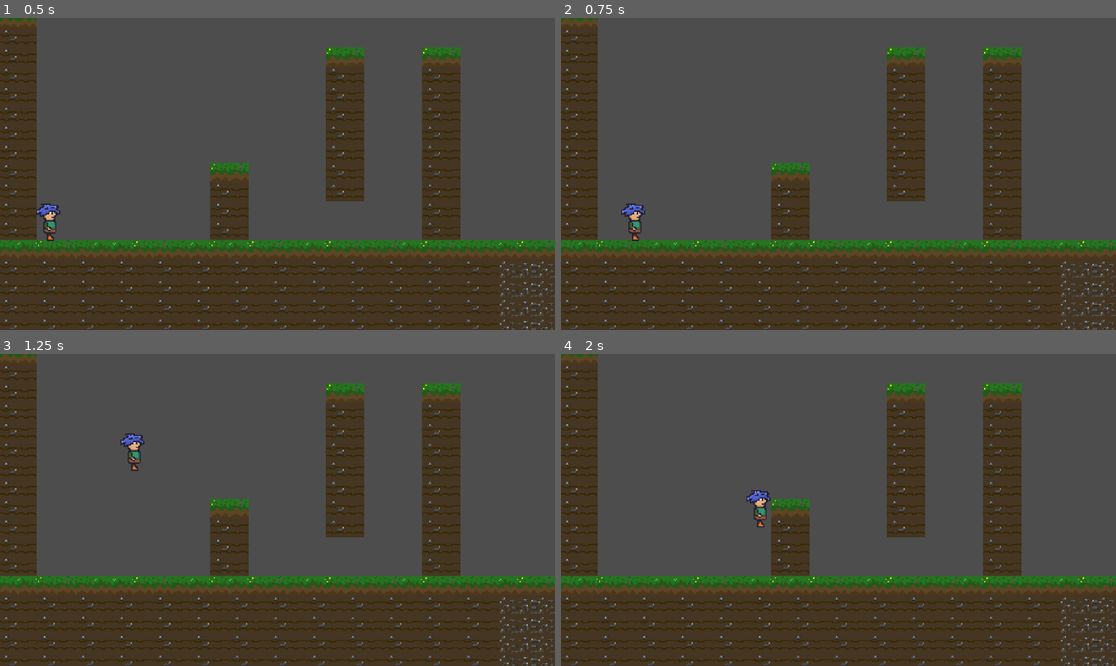
Above: before the commit, frames 1-4 (two rows, left to right).
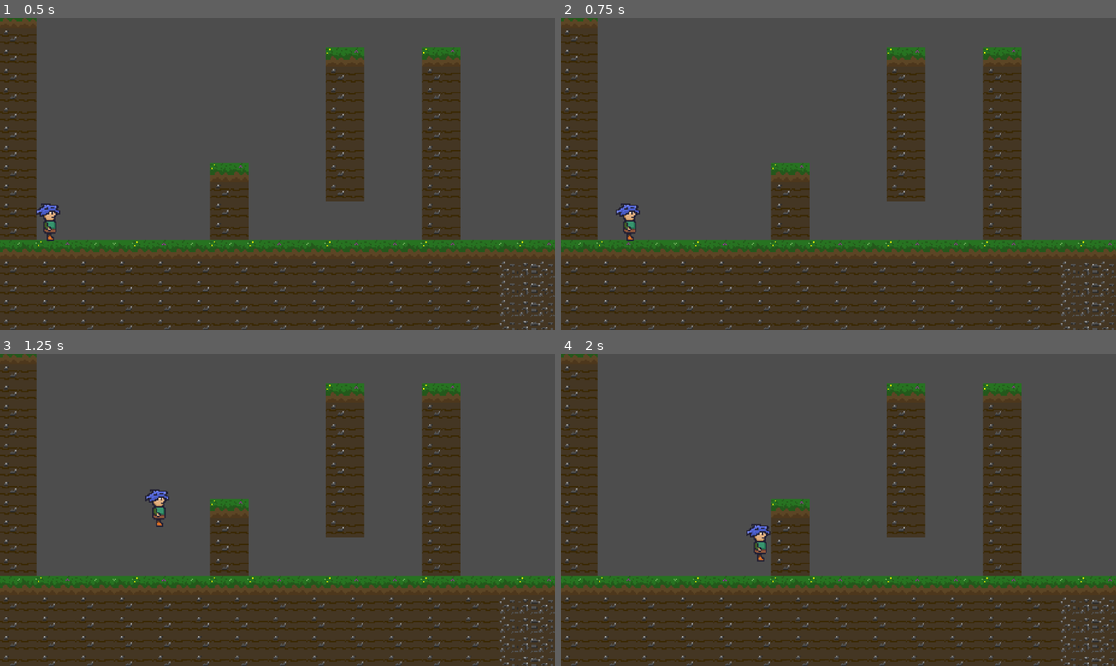
Above: after the commit, the same moments.

Repository: Gordon-Neb/Reventure
Game: Godot game, scene res://scenes/starting_area.tscn
Two runs of this game, one before a commit and one after it. Both use one fixed random seed, a clock stepped at 60 frames per second and the inputs below. Before the commit the project starts from res://starting_area.tscn.
Inputs:
- Up to frame 1 (0.5 s): no input
- Up to frame 2 (0.75 s): tap Enter at 0.5 s; hold Right (Right) from 0.53 s (still down); tap S (Slide, bound only after the commit) at 0.6 s
- Up to frame 3 (1.25 s): keep holding Right (Right); tap Space (Jump) at 0.77, 0.8, 1.07 s
- Up to frame 4 (2 s): keep holding Right (Right); tap Space (Jump) at 1.35, 1.52, 1.82 s; tap S (Slide, bound only after the commit) at 1.55 s

Frame 1 is identical in both runs. In frame 2, 0.4% of the frame differs, in the area x 9-16%, y 59-72%; in frame 3, 0.6%, in the area x 21-31%, y 25-56%; in frame 4, 0.6%.

Commit message:
Added State Machine & Advanced Jumping Mechanics

Diff:
--- a/PlayerMovementData.tres
+++ /dev/null
@@ -1,13 +0,0 @@
-[gd_resource type="Resource" load_steps=2 format=3 uid="uid://clfk631gocmyo"]
-
-[sub_resource type="GDScript" id="GDScript_c1q66"]
-script/source = "extends Resource
-class_name PlayerMovementData
-
-var test
-@export var tes2 = 50
-"
-
-[resource]
-script = SubResource("GDScript_c1q66")
-tes2 = 50
--- a/project.godot
+++ b/project.godot
@@ -11,7 +11,7 @@
 [application]
 
 config/name="Reventure"
-run/main_scene="res://starting_area.tscn"
+run/main_scene="res://scenes/starting_area.tscn"
 config/features=PackedStringArray("4.0", "Forward Plus")
 config/icon="res://icon.svg"
 
@@ -36,6 +36,13 @@
 , Object(InputEventKey,"resource_local_to_scene":false,"resource_name":"","device":0,"window_id":0,"alt_pressed":false,"shift_pressed":false,"ctrl_pressed":false,"meta_pressed":false,"pressed":false,"keycode":0,"physical_keycode":4194320,"unicode":0,"echo":false,"script":null)
 ]
 }
+Slide={
+"deadzone": 0.5,
+"events": [Object(InputEventKey,"resource_local_to_scene":false,"resource_name":"","device":0,"window_id":0,"alt_pressed":false,"shift_pressed":false,"ctrl_pressed":false,"meta_pressed":false,"pressed":false,"keycode":0,"physical_keycode":83,"unicode":0,"echo":false,"script":null)
+, Object(InputEventKey,"resource_local_to_scene":false,"resource_name":"","device":0,"window_id":0,"alt_pressed":false,"shift_pressed":false,"ctrl_pressed":false,"meta_pressed":false,"pressed":false,"keycode":0,"physical_keycode":4194322,"unicode":0,"echo":false,"script":null)
+, Object(InputEventKey,"resource_local_to_scene":false,"resource_name":"","device":0,"window_id":0,"alt_pressed":false,"shift_pressed":false,"ctrl_pressed":false,"meta_pressed":false,"pressed":false,"keycode":0,"physical_keycode":4194326,"unicode":0,"echo":false,"script":null)
+]
+}
 
 [rendering]
 
--- a/scenes/player.tscn
+++ b/scenes/player.tscn
@@ -19,3 +19,14 @@
 [node name="CollisionShape2D" type="CollisionShape2D" parent="."]
 position = Vector2(-7, -5.5)
 shape = SubResource("RectangleShape2D_qqndn")
+
+[node name="JumpBufferTimer" type="Timer" parent="."]
+wait_time = 0.2
+one_shot = true
+
+[node name="CoyoteJumpTimer" type="Timer" parent="."]
+wait_time = 0.15
+one_shot = true
+
+[connection signal="timeout" from="JumpBufferTimer" to="." method="_on_jump_buffer_timer_timeout"]
+[connection signal="timeout" from="CoyoteJumpTimer" to="." method="_on_coyote_jump_timer_timeout"]
--- a/starting_area.tscn
+++ b/scenes/starting_area.tscn
@@ -57,5 +57,6 @@
 current = true
 zoom = Vector2(2.5, 2.5)
 
-[node name="Player" parent="." instance=ExtResource("2_gojme")]
+[node name="Player" parent="." instance=ExtResource("2_b235m")]
 position = Vector2(-116, 24)
+FRICTION = 12
--- a/scripts/player.gd
+++ b/scripts/player.gd
@@ -1,42 +1,109 @@
 extends CharacterBody2D
 
+#State Machine
+enum {
+	MOVE,
+	CLIMB
+}
+var state = MOVE
 
-const MAX_SPEED = 100
-const ACCELERATION = 1
-const JUMP_VELOCITY = -400.0
-var jumpCount = 2
-var jumps = 0
-# Get the gravity from the project settings to be synced with RigidBody nodes.
-var gravity = ProjectSettings.get_setting("physics/2d/default_gravity")
+@export var JUMP_FORCE = -210
+@export var JUMP_RELEASE_FORCE = -70
+@export var DOUBLE_JUMPS = 1
+@export var MAX_SPEED = 150
+@export var ACCELERATION = 12
+@export var FRICTION = 10
+@export var GRAVITY = 5
+@export var FALL_GRAVITY = 2
+
+@onready var coyoteJumpTimer := $CoyoteJumpTimer
+var coyote_jump = false
+
+@onready var jumpBufferTimer := $JumpBufferTimer
+var buffer_jump = false
 
 
 func _physics_process(delta):
-	# Add the gravity.
-	if not is_on_floor():
-		velocity.y += gravity * delta
 
+	var input = Vector2.ZERO
+	input.x = Input.get_axis("Left", "Right")
+	input.y = Input.get_axis("Jump", "Slide")
 
-	if is_on_floor():
-		jumps = jumpCount
+	match state:
+		MOVE: move_state(input)
+		CLIMB:climb_state(input)
 
+func move_state(input):
+	apply_gravity()
 
+	if not horizontal_move(input):
+		apply_friction()
 
+	if horizontal_move(input):
+		apply_acceleration(input.x)
 
-	# Handle Jump.
-	if Input.is_action_just_pressed("Jump") and jumps > 0:
-		velocity.y = JUMP_VELOCITY
-		jumps = jumps -1
-	if Input.is_action_just_released("Jump") and velocity.y < 0:
-		velocity.y = JUMP_VELOCITY/2
+	if can_jump():
+		input_jump()
+	else:
+		input_jump_release()
+		input_double_jump()
+		buffered_jump()
+		fast_fall()
 
+	var was_on_floor = is_on_floor() #Remember Floor State
+	move_and_slide()
+	do_coyote_jump(not is_on_floor() and was_on_floor)
 
-	if Input.is_action_pressed("Right"):
-			velocity.x = MAX_SPEED
-			#print(velocity.x)
-	elif Input.is_action_pressed("Left"):
-			velocity.x = -MAX_SPEED
-			#print(velocity.x)
-	else:
-		velocity.x = move_toward(velocity.x, 0, MAX_SPEED)
+func climb_state(input): #to be added
+	pass
 
-	move_and_slide()
+func can_jump():
+	return is_on_floor() or coyote_jump
+
+func input_jump():
+	if Input.is_action_just_pressed("Jump") or buffer_jump:
+		velocity.y = JUMP_FORCE
+		buffer_jump = false
+
+func input_jump_release():
+	if Input.is_action_just_released("Jump") and velocity.y < JUMP_RELEASE_FORCE:
+		velocity.y = JUMP_RELEASE_FORCE
+
+func buffered_jump():
+	if Input.is_action_just_pressed("Jump"):
+		buffer_jump = true
+		jumpBufferTimer.start()
+
+func fast_fall():
+	if velocity.y > 0:
+		velocity.y += FALL_GRAVITY
+
+func input_double_jump():
+	if Input.is_action_just_pressed("Jump") and DOUBLE_JUMPS > 0:
+		velocity.y = JUMP_FORCE
+		DOUBLE_JUMPS-=1
+
+func do_coyote_jump(just_left_ground):
+	if just_left_ground and velocity.y >= 0:
+		coyote_jump = true
+		coyoteJumpTimer.start()
+		print("test")
+func horizontal_move(input):
+	return input.x != 0
+
+func apply_gravity():
+		# Add the gravity.
+		velocity.y += GRAVITY
+		velocity.y = min(velocity.y, 300)
+
+func apply_friction():
+	velocity.x = move_toward(velocity.x, 0, FRICTION)
+
+func apply_acceleration(amount):
+	velocity.x = move_toward(velocity.x, MAX_SPEED * amount, ACCELERATION)
+
+func _on_jump_buffer_timer_timeout():
+	buffer_jump = false
+
+func _on_coyote_jump_timer_timeout():
+	coyote_jump = false
Not shown: 1 places in scenes/player.tscn that only renumber resources
Not shown: 1 places in scenes/starting_area.tscn that only renumber resources
